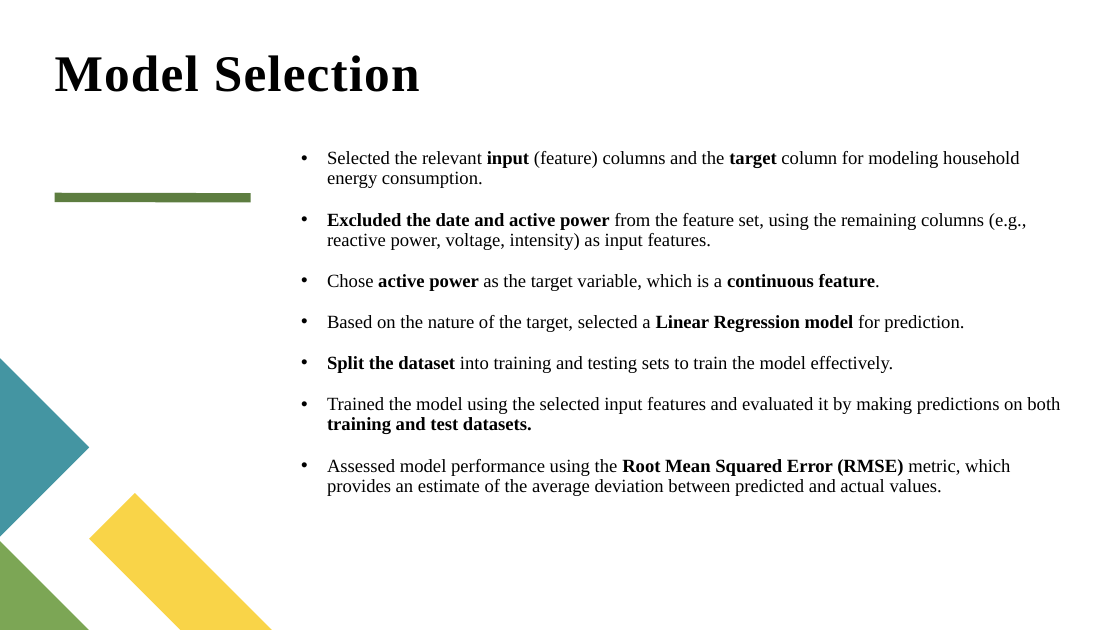
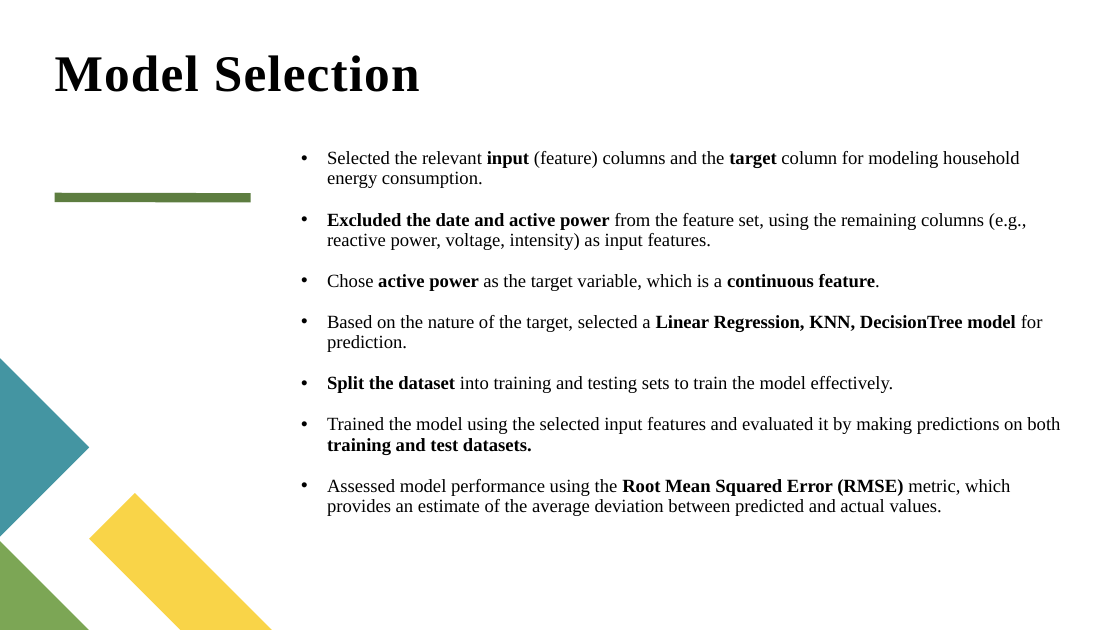
Before and after one commit to avinache/PowerPulse, a slide deck: slide 10 of PowerPulse_HouseholdEnergyUsage.pptx. Drawn at 1120x630 pixels with LibreOffice and Linux fonts; fonts in the diff are those of the drawing. Boxes give left, top, right and bottom in pixels: in the first picture for what was removed or moved away, otherwise in the second. Text is boxed around its words. In the diff, an @@ line names an element or a change of style, - is before the commit and + after.

```diff
--- a/PowerPulse_HouseholdEnergyUsage.pptx
+++ b/PowerPulse_HouseholdEnergyUsage.pptx
@@ text at bbox=[327, 315, 1043, 352]: text changed @@
-• Based on the nature of the target, selected a Linear Regression model for prediction.
+• Based on the nature of the target, selected a Linear Regression, KNN, DecisionTree model for prediction.
```
Also in this commit, not shown: 1 slide added.
